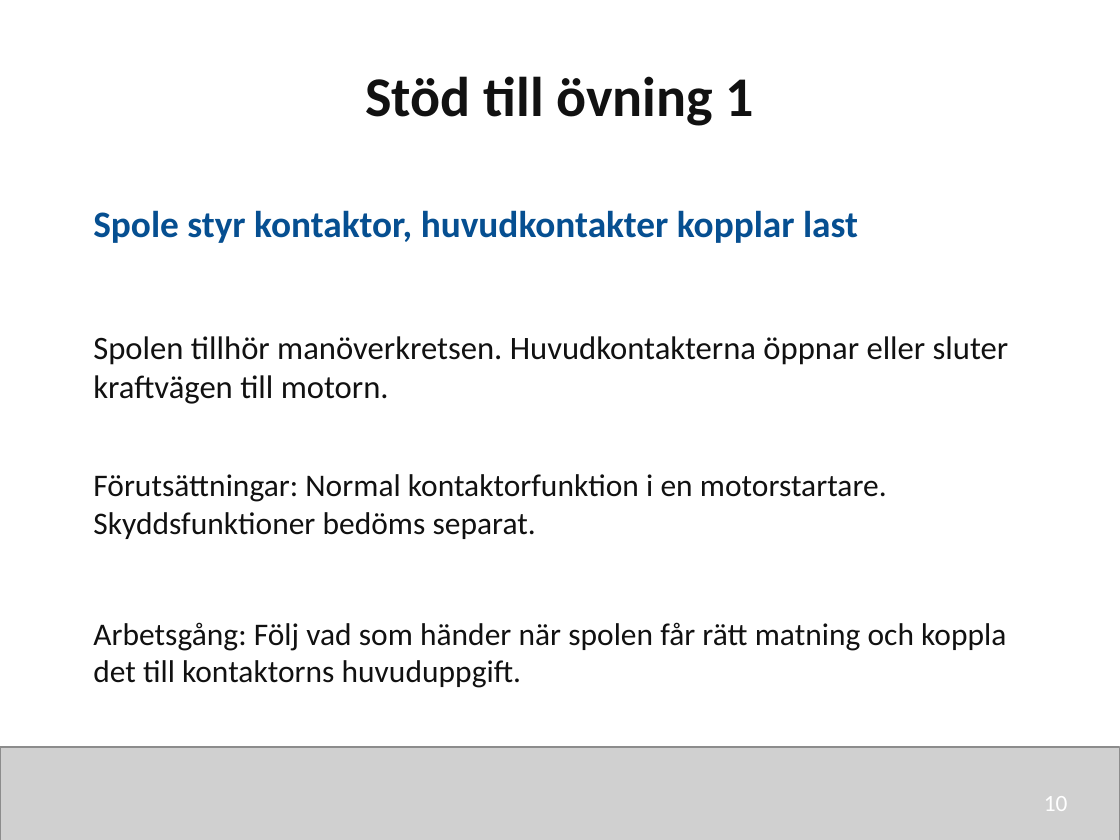
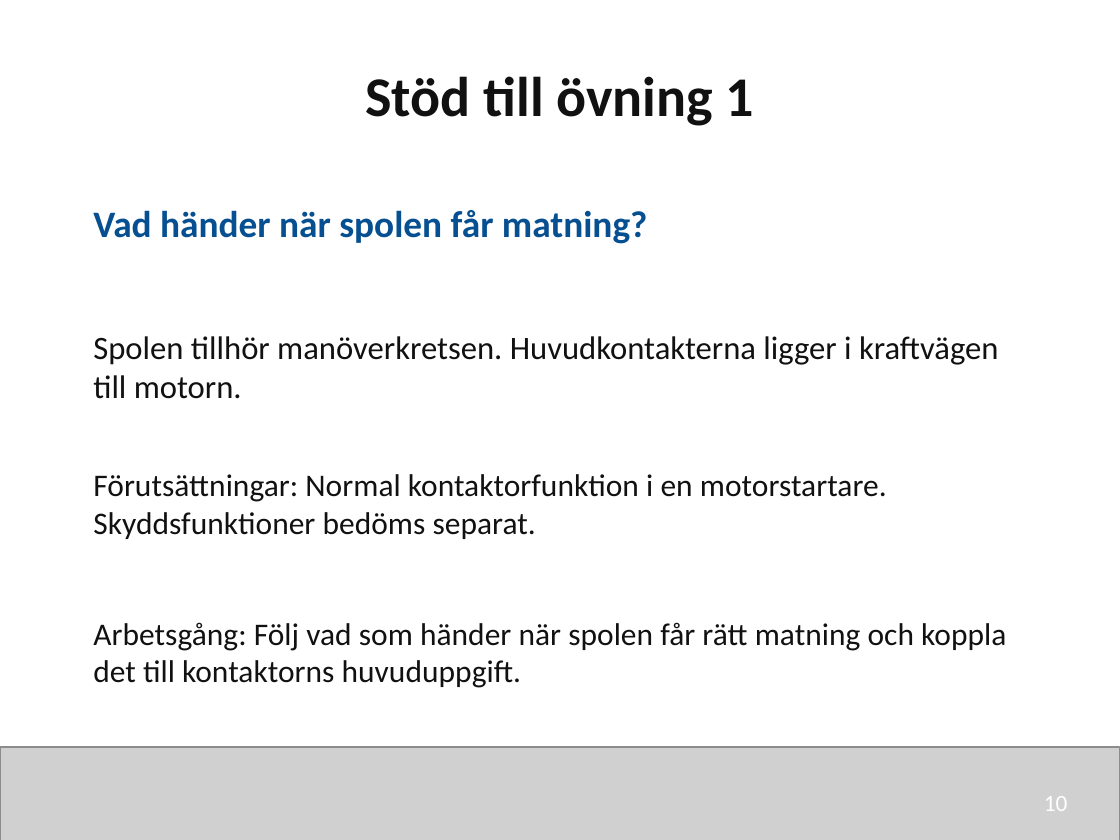
Before and after one commit to nj22az/nj22az.github.io, a slide deck: slide 10 of sjoskolan/vecka-43/aktuell/v43_01_Komponenter_och_skydd_elev.pptx. Drawn at 1120x840 pixels with LibreOffice and Linux fonts; fonts in the diff are those of the drawing; grey boxes stand for pictures. Boxes give left, top, right and bottom in pixels: in the first picture for what was removed or moved away, otherwise in the second. Text is boxed around its words. In the diff, an @@ line names an element or a change of style, - is before the commit and + after.

```diff
--- a/sjoskolan/vecka-43/aktuell/v43_01_Komponenter_och_skydd_elev.pptx
+++ b/sjoskolan/vecka-43/aktuell/v43_01_Komponenter_och_skydd_elev.pptx
@@ text at (93,210,648,244): text changed @@
-Spole styr kontaktor, huvudkontakter kopplar last
+Vad händer när spolen får matning?
@@ text at (93,336,999,399): text changed @@
-Spolen tillhör manöverkretsen. Huvudkontakterna öppnar eller sluter kraftvägen till motorn.
+Spolen tillhör manöverkretsen. Huvudkontakterna ligger i kraftvägen till motorn.
```
Also in this commit, not shown: 8 other slides changed, 13 other files.
